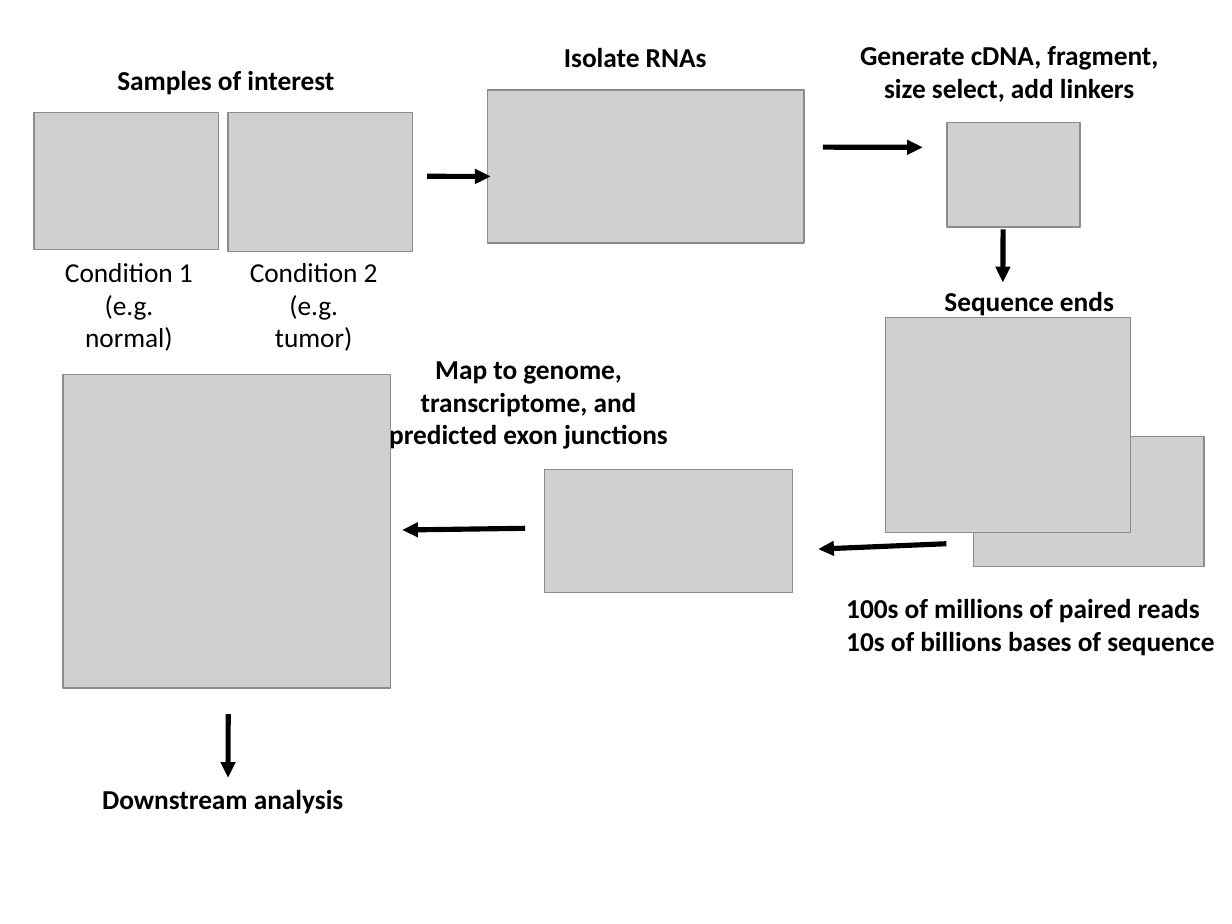
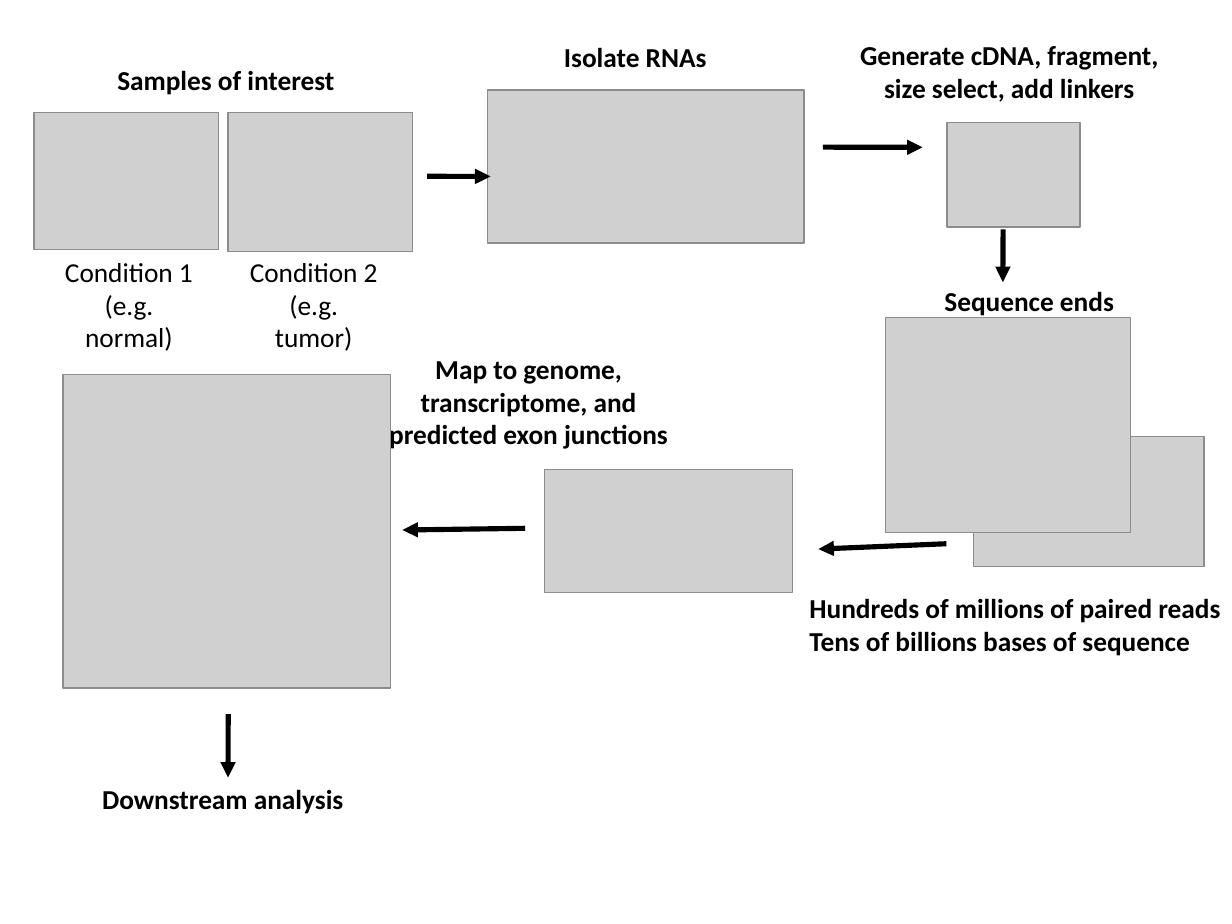
Before and after one commit to griffithlab/rnaseq_tutorial, a slide deck: slide 1 of manuscript/figures/Figure2.ppt. Drawn at 1232x924 pixels with LibreOffice and Linux fonts; fonts in the diff are those of the drawing; grey boxes stand for pictures. Boxes give left, top, right and bottom in pixels: in the first picture for what was removed or moved away, otherwise in the second. Text is boxed around its words. In the diff, an @@ line names an element or a change of style, - is before the commit and + after.

```diff
--- a/manuscript/figures/Figure2.ppt
+++ b/manuscript/figures/Figure2.ppt
@@ text at bbox=[809, 598, 1220, 656]: text changed @@
-100s of millions of paired reads
-10s of billions bases of sequence
+Hundreds of millions of paired reads
+Tens of billions bases of sequence
```
Also in this commit, not shown: 1 other file.
